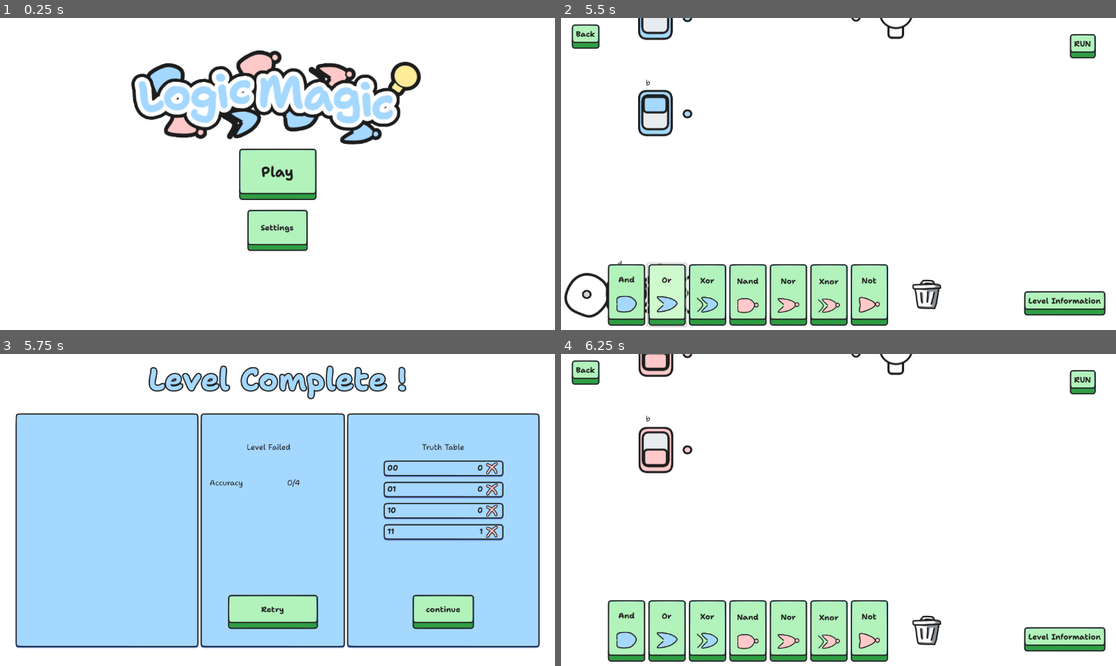
Above: before the commit, frames 1-4 (two rows, left to right).
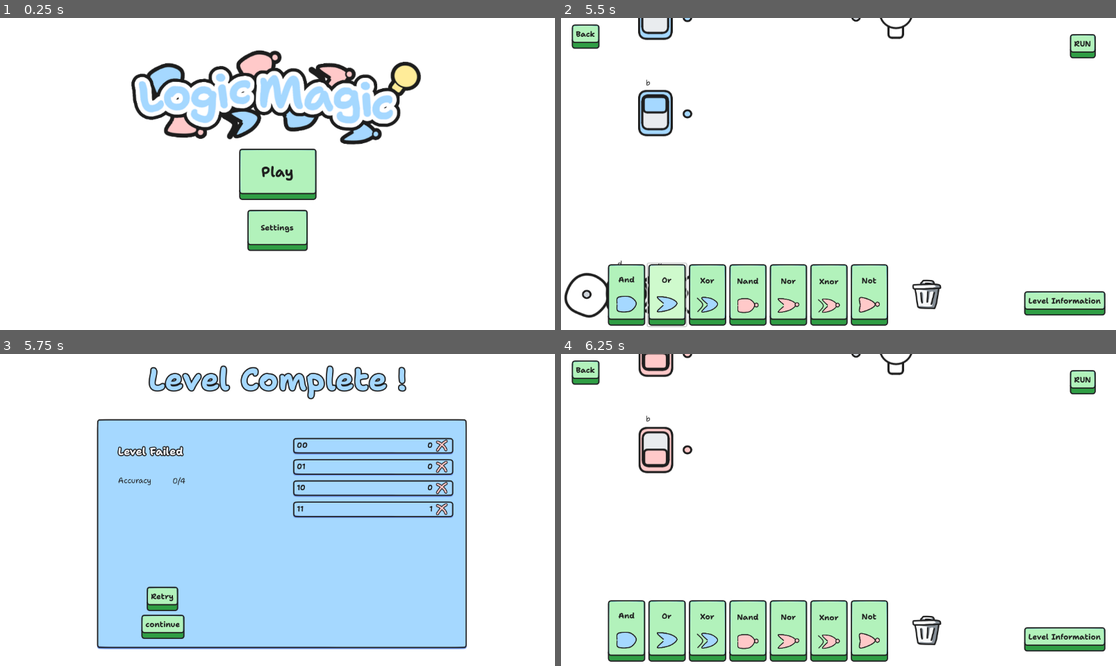
Above: after the commit, the same moments.

Repository: sininen-blue/logic-gate-tesseract
Game: Godot game, scene res://ui/title_page.tscn
Same seed, same stepped clock (60 frames per second), same inputs: the game is played once before the commit and once after it.
Inputs:
- Up to frame 1 (0.25 s): no input
- Up to frame 2 (5.5 s): click "Play" at 0.5 s; click "Play" at 1.25 s; click "01" at 2 s; click "Play" at 2.75 s; click "RUN" at 3.5 s; click "And" at 4.25 s; click "Or" at 5 s
- Up to frame 3 (5.75 s): no input
- Up to frame 4 (6.25 s): click "Retry" at 5.75 s

Frames 1-2 are identical in both runs. In frame 3, 32% of the frame differs, in the area x 2-98%, y 18-95%; in frame 4, nothing differs.
Error in both runs: Cannot call method 'get_files' on a null value. (res://ui/stage_select/stage_select.gd:31)

Commit message:
end screen revamp

Diff:
--- a/ui/level_complete.gd
+++ b/ui/level_complete.gd
@@ -4,10 +4,10 @@
 const custom_level_scene: String = "uid://bwlvlfljyekts"
 const level_select_scene: String = "uid://yrih2e5sant0"
 
-@onready var title: Label = $HBoxContainer/LevelPass/Title
-@onready var accuracy: Label = $HBoxContainer/LevelPass/Accuracy
+@onready var title: Label = $"%Title"
+@onready var accuracy: Label = $"%Accuracy"
 
-@onready var truth_table_container: VBoxContainer = $HBoxContainer/TruthTable/TruthTable/TruthTableContainer
+@onready var truth_table_container: VBoxContainer =$"%TruthTableContainer"
 
 func _ready() -> void:
 	truth_table_container.start()
--- a/ui/level_complete.tscn
+++ b/ui/level_complete.tscn
@@ -1,8 +1,9 @@
-[gd_scene load_steps=4 format=3 uid="uid://drcweefw840r3"]
+[gd_scene load_steps=5 format=3 uid="uid://drcweefw840r3"]
 
 [ext_resource type="Script" path="res://ui/level_complete.gd" id="1_336ks"]
 [ext_resource type="Theme" uid="uid://dt7cs1ptpftme" path="res://ui/themes/Bolder.tres" id="2_sc3k5"]
 [ext_resource type="Script" path="res://ui/truth_table_container.gd" id="2_y8h4p"]
+[ext_resource type="Theme" uid="uid://dh7cgp4wswxi3" path="res://ui/themes/lessBold.tres" id="3_347lg"]
 
 [node name="LevelComplete" type="Control"]
 layout_mode = 3
@@ -28,84 +29,32 @@
 horizontal_alignment = 1
 vertical_alignment = 1
 
-[node name="HBoxContainer" type="HBoxContainer" parent="."]
-custom_minimum_size = Vector2(1088, 0)
+[node name="LevelPass" type="Panel" parent="."]
+custom_minimum_size = Vector2(300, 0)
 layout_mode = 1
-anchors_preset = 15
-anchor_right = 1.0
-anchor_bottom = 1.0
-offset_left = 32.0
-offset_top = 123.0
-offset_right = -32.0
-offset_bottom = -32.0
+anchors_preset = 8
+anchor_left = 0.5
+anchor_top = 0.5
+anchor_right = 0.5
+anchor_bottom = 0.5
+offset_left = -375.0
+offset_top = -189.0
+offset_right = 393.0
+offset_bottom = 294.0
 grow_horizontal = 2
 grow_vertical = 2
 
-[node name="Leaderboard" type="Panel" parent="HBoxContainer"]
-custom_minimum_size = Vector2(150, 0)
-layout_mode = 2
-size_flags_horizontal = 3
-
-[node name="LevelPass" type="Panel" parent="HBoxContainer"]
-custom_minimum_size = Vector2(300, 0)
-layout_mode = 2
-
-[node name="Title" type="Label" parent="HBoxContainer/LevelPass"]
+[node name="Title" type="Label" parent="LevelPass"]
+unique_name_in_owner = true
 layout_mode = 1
-anchors_preset = 5
-anchor_left = 0.5
-anchor_right = 0.5
-offset_left = -54.0
-offset_top = 59.0
-offset_right = 55.0
-offset_bottom = 82.0
-grow_horizontal = 2
+offset_left = 44.0
+offset_top = 52.0
+offset_right = 155.0
+offset_bottom = 75.0
+theme = ExtResource("3_347lg")
 text = "LEVEL PASSED"
 
-[node name="AccuracyLabel" type="Label" parent="HBoxContainer/LevelPass"]
-layout_mode = 1
-anchors_preset = 5
-anchor_left = 0.5
-anchor_right = 0.5
-offset_left = -131.0
-offset_top = 133.0
-offset_right = -28.0
-offset_bottom = 156.0
-grow_horizontal = 2
-text = "Accuracy"
-
-[node name="Accuracy" type="Label" parent="HBoxContainer/LevelPass"]
-layout_mode = 1
-anchors_preset = 5
-anchor_left = 0.5
-anchor_right = 0.5
-offset_left = 30.0
-offset_top = 133.0
-offset_right = 133.0
-offset_bottom = 156.0
-grow_horizontal = 2
-text = "Accuracy"
-
-[node name="RetryButton" type="Button" parent="HBoxContainer/LevelPass"]
-layout_mode = 1
-anchors_preset = 7
-anchor_left = 0.5
-anchor_top = 1.0
-anchor_right = 0.5
-anchor_bottom = 1.0
-offset_left = -94.0
-offset_top = -117.0
-offset_right = 95.0
-offset_bottom = -44.0
-grow_horizontal = 2
-grow_vertical = 0
-text = "Retry"
-
-[node name="TruthTable" type="Panel" parent="HBoxContainer"]
-custom_minimum_size = Vector2(400, 0)
-layout_mode = 2
-
-[node name="TruthTable" type="ScrollContainer" parent="HBoxContainer/TruthTable"]
+[node name="TruthTable" type="ScrollContainer" parent="LevelPass"]
 custom_minimum_size = Vector2(249, 297)
 layout_mode = 1
 anchors_preset = 8
@@ -113,46 +62,69 @@
 anchor_top = 0.5
 anchor_right = 0.5
 anchor_bottom = 0.5
-offset_left = -124.5
-offset_top = -148.5
-offset_right = 124.5
-offset_bottom = 148.5
+offset_left = 23.0
+offset_top = -202.5
+offset_right = 356.0
+offset_bottom = 197.5
 grow_horizontal = 2
 grow_vertical = 2
 
-[node name="TruthTableContainer" type="VBoxContainer" parent="HBoxContainer/TruthTable/TruthTable"]
+[node name="TruthTableContainer" type="VBoxContainer" parent="LevelPass/TruthTable"]
+unique_name_in_owner = true
 layout_mode = 2
 size_flags_horizontal = 3
 size_flags_vertical = 3
 script = ExtResource("2_y8h4p")
 
-[node name="Title" type="Label" parent="HBoxContainer/TruthTable"]
+[node name="AccuracyLabel" type="Label" parent="LevelPass"]
 layout_mode = 1
 anchors_preset = 5
 anchor_left = 0.5
 anchor_right = 0.5
-offset_left = -44.0
-offset_top = 59.0
-offset_right = 45.0
-offset_bottom = 82.0
+offset_left = -340.0
+offset_top = 116.0
+offset_right = -237.0
+offset_bottom = 139.0
 grow_horizontal = 2
-text = "Truth Table"
+text = "Accuracy"
 
-[node name="ContinueButton" type="Button" parent="HBoxContainer/TruthTable"]
+[node name="Accuracy" type="Label" parent="LevelPass"]
+unique_name_in_owner = true
 layout_mode = 1
-anchors_preset = 7
+anchors_preset = 5
 anchor_left = 0.5
+anchor_right = 0.5
+offset_left = -227.0
+offset_top = 117.0
+offset_right = -124.0
+offset_bottom = 140.0
+grow_horizontal = 2
+text = "Accuracy"
+
+[node name="ContinueButton" type="Button" parent="LevelPass"]
+layout_mode = 1
+anchors_preset = 2
 anchor_top = 1.0
-anchor_right = 0.5
 anchor_bottom = 1.0
-offset_left = -65.0
-offset_top = -117.0
-offset_right = 65.0
-offset_bottom = -44.0
-grow_horizontal = 2
+offset_left = 91.0
+offset_top = -78.0
+offset_right = 183.0
+offset_bottom = -25.0
 grow_vertical = 0
 text = "continue"
 
-[connection signal="pressed" from="HBoxContainer/LevelPass/RetryButton" to="." method="_on_retry_button_pressed"]
-[connection signal="done" from="HBoxContainer/TruthTable/TruthTable/TruthTableContainer" to="." method="_on_truth_table_container_done"]
-[connection signal="pressed" from="HBoxContainer/TruthTable/ContinueButton" to="." method="_on_continue_button_pressed"]
+[node name="RetryButton" type="Button" parent="LevelPass"]
+layout_mode = 1
+anchors_preset = 2
+anchor_top = 1.0
+anchor_bottom = 1.0
+offset_left = 102.0
+offset_top = -136.0
+offset_right = 170.0
+offset_bottom = -83.0
+grow_vertical = 0
+text = "Retry"
+
+[connection signal="done" from="LevelPass/TruthTable/TruthTableContainer" to="." method="_on_truth_table_container_done"]
+[connection signal="pressed" from="LevelPass/ContinueButton" to="." method="_on_continue_button_pressed"]
+[connection signal="pressed" from="LevelPass/RetryButton" to="." method="_on_retry_button_pressed"]
